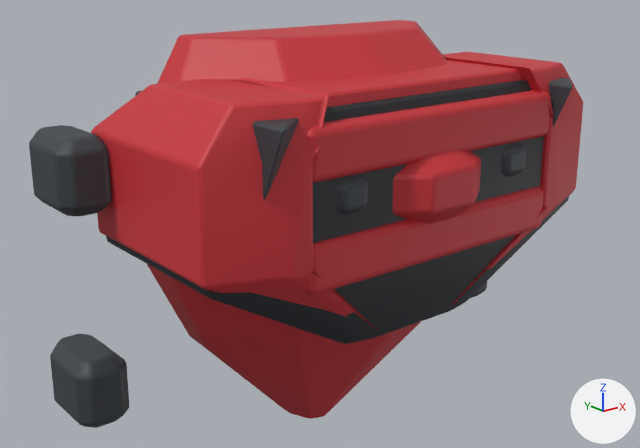
Renders of the FBX model Assets/Resources/ClamshellMeshes/LowerArmFront_Set09_Mantis.fbx from each side of a commit.
The view is the same before and after, from a camera (50 mm lens) standing at (-0.43, -0.563, 0.225) and looking at (-0.023, -0.054, 0.021). Lighting does not change. The marker at lower right points along +X, +Y and +Z. The older version comes first. Where no turn or scale is listed for an object, it has been applied to the vertices.

Before the edit, the objects in view are built like this:
```python
me_lowerarmfront_set09_mantis_001 = bpy.data.meshes.new('LowerArmFront_Set09_Mantis.001')
me_lowerarmfront_set09_mantis_001.from_pydata(...)  # 2376 vertices, 2312 faces; spans x -0.215..0.215, y -0.174..0.03, z -0.165..0.165
# faces by material slot: [1060, 132, 1120]
me_lowerarmfront_set09_mantis_001.materials.append(mat_shell)  # red #c83038
me_lowerarmfront_set09_mantis_001.materials.append(mat_dark)  # black #23272d
me_lowerarmfront_set09_mantis_001.materials.append(mat_frame)  # dark grey #3a3f45
ob_lowerarmfront_set09_mantis = bpy.data.objects.new('LowerArmFront_Set09_Mantis', me_lowerarmfront_set09_mantis_001)
ob_lowerarmfront_set09_mantis.location = (0.0, 0.0, 0.0)
```
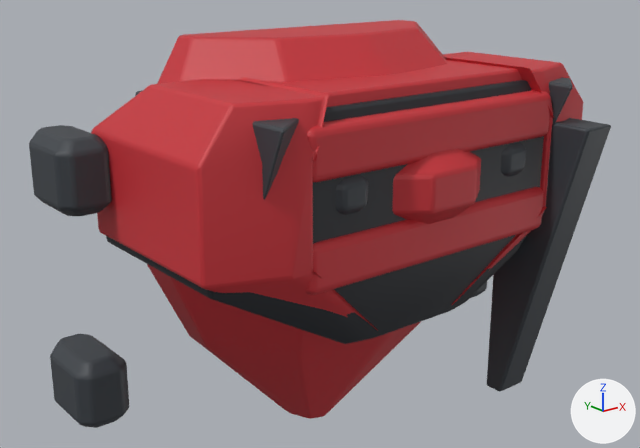
Pixel boxes [x1, y1, x2, y2] of what changed, in the pictures (640 x 448 px):
'LowerArmFront_Set09_Mantis', reshaped
    before: [29, 20, 583, 428]
    after: [29, 20, 611, 428]
part 1 of me_lowerarmfront_set09_mantis_001, added
    after: [487, 118, 611, 391]

Edits to the bpy script that builds the scene:
```text
Change me_lowerarmfront_set09_mantis_001:
    used by ob_lowerarmfront_set09_mantis; location = (0.0, 0.0, 0.0)
    remove me_lowerarmfront_set09_mantis_001.from_pydata(...)  # 2376 vertices, 2312 faces; spans x -0.215..0.215, y -0.174..0.03, z -0.165..0.165
    add me_lowerarmfront_set09_mantis_001.from_pydata(...)  # 2432 vertices, 2366 faces; spans x -0.215..0.215, y -0.191..0.03, z -0.165..0.165
    me_lowerarmfront_set09_mantis_001 part 1: a new loose piece of 56 vertices spanning x 0.115..0.145, y -0.191..-0.112, z -0.139..0.099, in mat_frame (dark grey #3a3f45)
```
